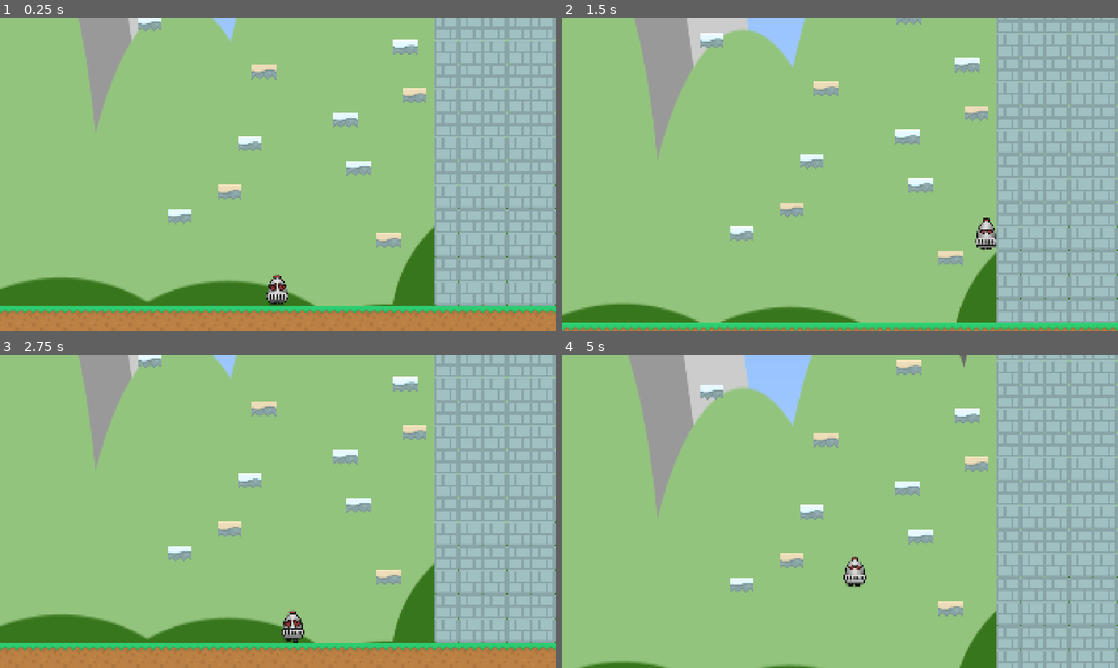
Above: before the commit, frames 1-4 (two rows, left to right).
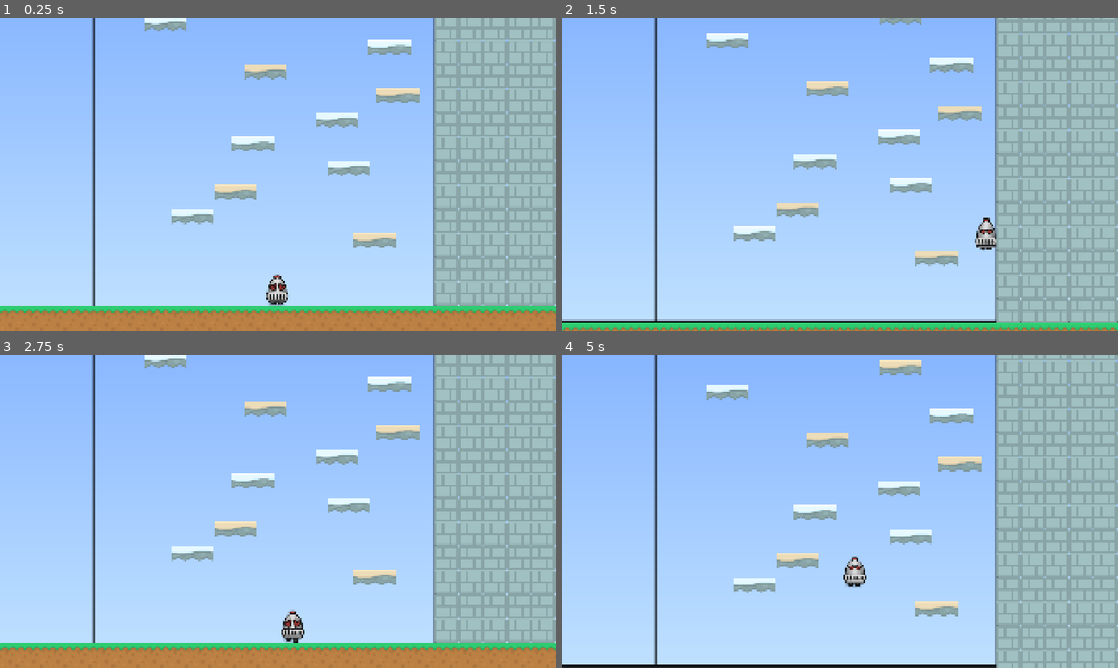
Above: after the commit, the same moments.

Repository: AllyJoho/princess-game
Game: Godot game, scene res://scenes/tower.tscn
Two runs of this game, one before a commit and one after it. Both use one fixed random seed, a clock stepped at 60 frames per second and the inputs below.
Inputs:
- Up to frame 1 (0.25 s): no input
- Up to frame 2 (1.5 s): hold D (move_right) from 0.53 s (still down); tap Space (jump) at 0.77 s
- Up to frame 3 (2.75 s): tap Space (jump) at 1.52 s; release D (move_right) at 2.03 s; hold A (move_left) from 2.03 s (still down)
- Up to frame 4 (5 s): release A (move_left) at 2.78 s; hold D (move_right) 2.78-4.28 s; tap Space (jump) at 3.02, 3.77, 4.52 s; hold A (move_left) from 4.28 s (still down)

The runs differ from the first frame. In frame 1, 70% of the frame differs, in the area x 0-100%, y 0-92%; in frame 2, 74%; in frame 3, 70%; in frame 4, 75%, in the area x 0-100%, y 0-100%.

Commit message:
refrence

Diff:
--- a/scenes/platform.tscn
+++ b/scenes/platform.tscn
@@ -1,4 +1,6 @@
 [gd_scene format=3 uid="uid://bv1cx185aooa2"]
+
+[ext_resource type="Texture2D" uid="uid://dndsgy3qtaqd" path="res://assets/tiles/gift_platform.png" id="1_ba0x2"]
 
 [sub_resource type="RectangleShape2D" id="RectangleShape2D_3elp3"]
 size = Vector2(20, 32)
@@ -6,9 +8,11 @@
 [node name="platform" type="StaticBody2D" unique_id=2109508709]
 
 [node name="Sprite2D" type="Sprite2D" parent="." unique_id=1976171307]
+scale = Vector2(1.75, 1)
+texture = ExtResource("1_ba0x2")
 
 [node name="CollisionShape2D" type="CollisionShape2D" parent="." unique_id=636265910]
 position = Vector2(0, -16)
-scale = Vector2(3.1999977, 1)
+scale = Vector2(5.6, 1)
 shape = SubResource("RectangleShape2D_3elp3")
 one_way_collision = true
--- a/scenes/tower.tscn
+++ b/scenes/tower.tscn
@@ -2,17 +2,17 @@
 
 [ext_resource type="Script" uid="uid://deqn1v1sh7tmf" path="res://scripts/tower.gd" id="1_ay4al"]
 [ext_resource type="PackedScene" uid="uid://xnlp11j8skng" path="res://scenes/Player.tscn" id="2_ktxwe"]
-[ext_resource type="Texture2D" uid="uid://cibqnwqdrcwbg" path="res://assets/background.png" id="2_qrbg1"]
+[ext_resource type="Texture2D" uid="uid://ckclvwqtprqpm" path="res://assets/background_refrence.png" id="2_qrbg1"]
 
 [node name="Tower" type="Node2D" unique_id=1034955630]
 script = ExtResource("1_ay4al")
 
 [node name="Parallax2D" type="Parallax2D" parent="." unique_id=1910337478]
-scroll_scale = Vector2(1, 1.5)
+scroll_scale = Vector2(1, 0.5)
 
 [node name="Temp_Background" type="Sprite2D" parent="Parallax2D" unique_id=1953996232]
-position = Vector2(0, -2016.0001)
-scale = Vector2(1.81, 5)
+position = Vector2(0, -390)
+scale = Vector2(2, 2)
 texture = ExtResource("2_qrbg1")
 
 [node name="Knight" parent="." unique_id=1334906514 instance=ExtResource("2_ktxwe")]
--- a/scripts/tower.gd
+++ b/scripts/tower.gd
@@ -15,6 +15,7 @@
 @export var level_width = 14
 @export var floors = 25
 @export var block_size = 64.0
+@export var platform_size = 112.0
 @export var platform_chance = 0.2
 var wall_pos = (level_width*block_size)/2
 var total_platforms = floors
@@ -34,7 +35,7 @@
 	return possible_numbers.slice(0, count)
 
 func build_platform(y_pos, is_gift):
-	var x_pos = randf_range(-wall_pos+block_size, wall_pos-block_size)
+	var x_pos = randf_range(-wall_pos+platform_size, wall_pos-platform_size)
 	if is_gift != -1:
 		spawn_object(x_pos,y_pos, platform, gift_platform_texture)
 	else:
@@ -50,8 +51,8 @@
 		spawn_object(-wall_pos-5*block_size,y_pos, block)
 		for j in range(7):
 			spawn_object(wall_pos+j*block_size,y_pos, block, wall_texture)
-	for j in range(level_width-7,level_width):
-		spawn_object((-wall_pos+j*block_size),y_pos, platform, platform_texture)
+	for j in range(level_width-10,level_width):
+		spawn_object((-wall_pos+j*platform_size),y_pos, platform, platform_texture)
 
 func build_tower():
 	var y_pos = -block_size*2
Binary file added: assets/background_refrence.png
Not shown, changed: assets/background_refrence.png.import
Binary file removed: assets/sprites/player/temp.png
